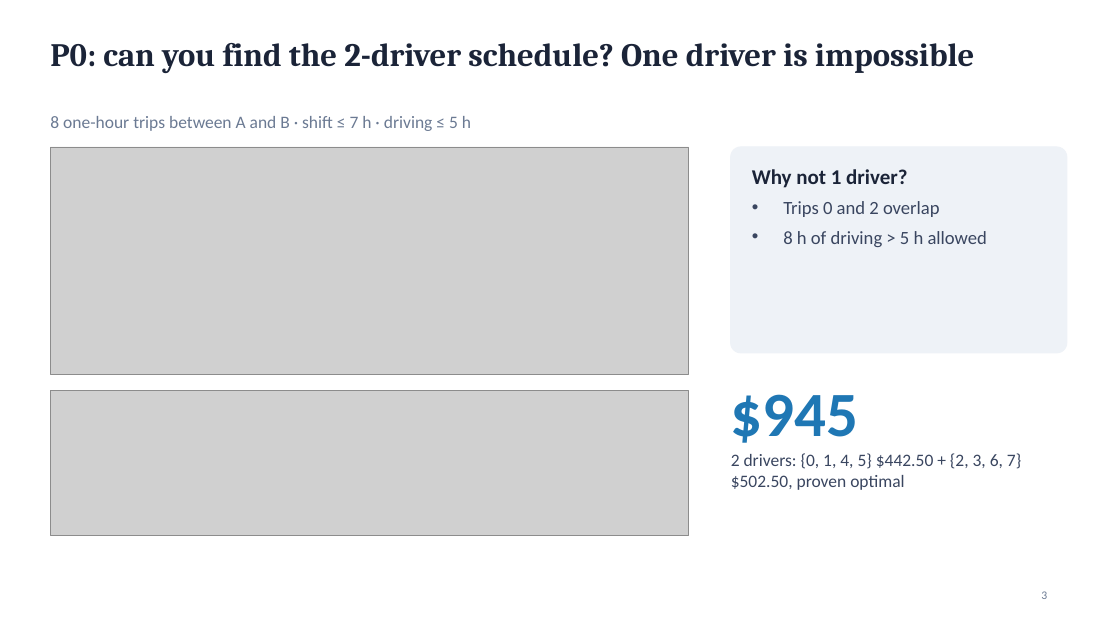
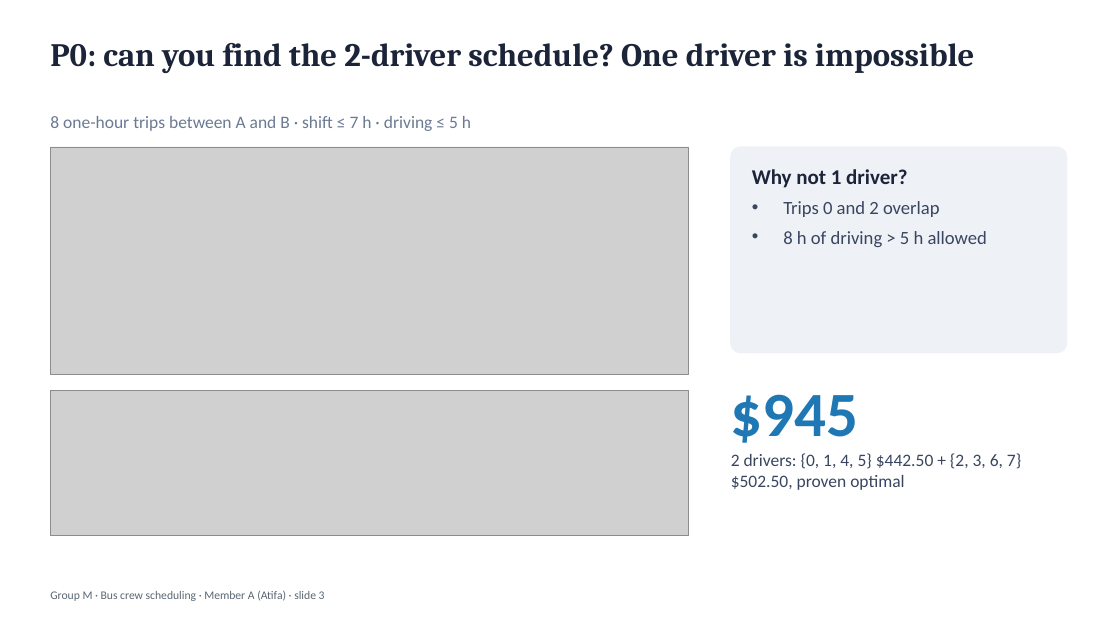
Before and after one commit to mariaakhoury/crew-scheduling, a slide deck: slide 3 of slides/slides_groupM.pptx. Drawn at 1120x630 pixels with LibreOffice and Linux fonts; fonts in the diff are those of the drawing; grey boxes stand for pictures. Boxes give left, top, right and bottom in pixels: in the first picture for what was removed or moved away, otherwise in the second. Text is boxed around its words. In the diff, an @@ line names an element or a change of style, - is before the commit and + after.

```diff
--- a/slides/slides_groupM.pptx
+++ b/slides/slides_groupM.pptx
@@ text added at <box>50,590,325,601</box>, 10 pt, text #5B6773 @@
+Group M · Bus crew scheduling · Member A (Atifa) · slide 3
@@ page number removed at <box>1041,591,1047,599</box> @@
-3
```
Also in this commit, not shown: 6 other slides changed, 1 other file.
